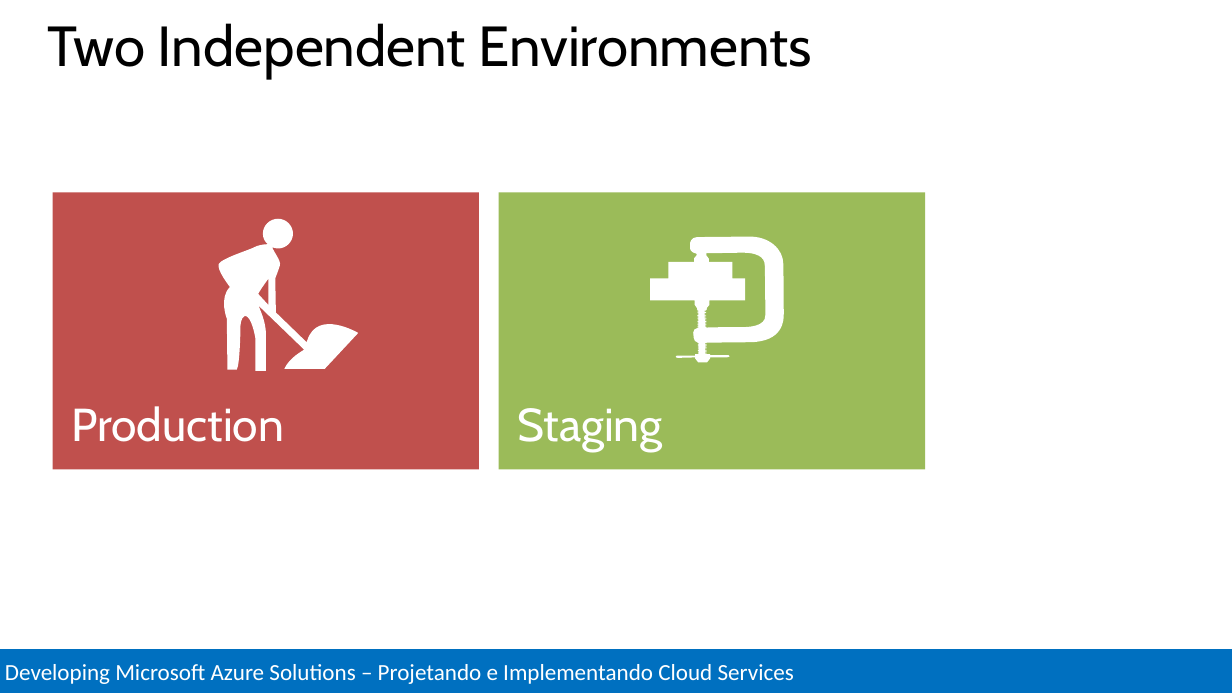
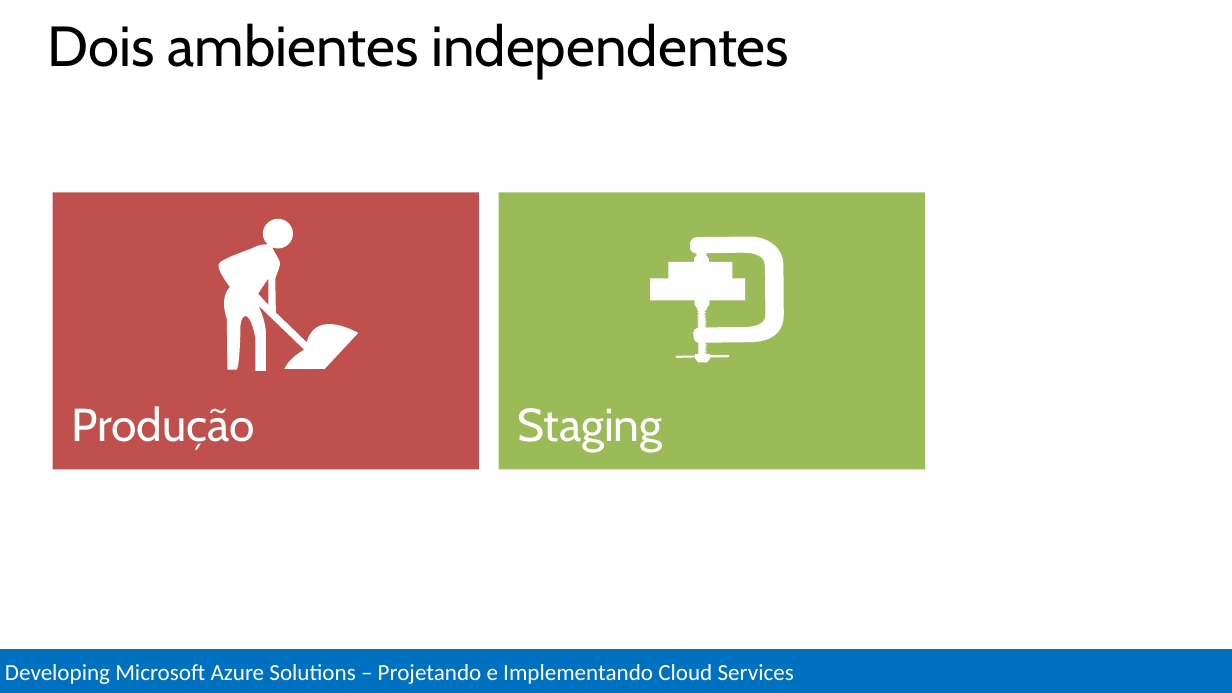
Before and after one commit to Evilazaro/MCSDAzureTraining, a slide deck: slide 30 of Design and Implement Cloud Services/Design and Implement Cloud Services.pptx. Drawn at 1232x693 pixels with LibreOffice and Linux fonts; fonts in the diff are those of the drawing. Boxes give left, top, right and bottom in pixels: in the first picture for what was removed or moved away, otherwise in the second. Text is boxed around its words. In the diff, an @@ line names an element or a change of style, - is before the commit and + after.

```diff
--- a/Design and Implement Cloud Services/Design and Implement Cloud Services.pptx
+++ b/Design and Implement Cloud Services/Design and Implement Cloud Services.pptx
@@ title at [48, 23, 789, 79]: text changed @@
-Two Independent Environments
+Dois ambientes independentes
@@ text in rectangle at [71, 406, 255, 450]: text changed @@
-Production
+Produção
```
Also in this commit, not shown: 3 other slides changed.
